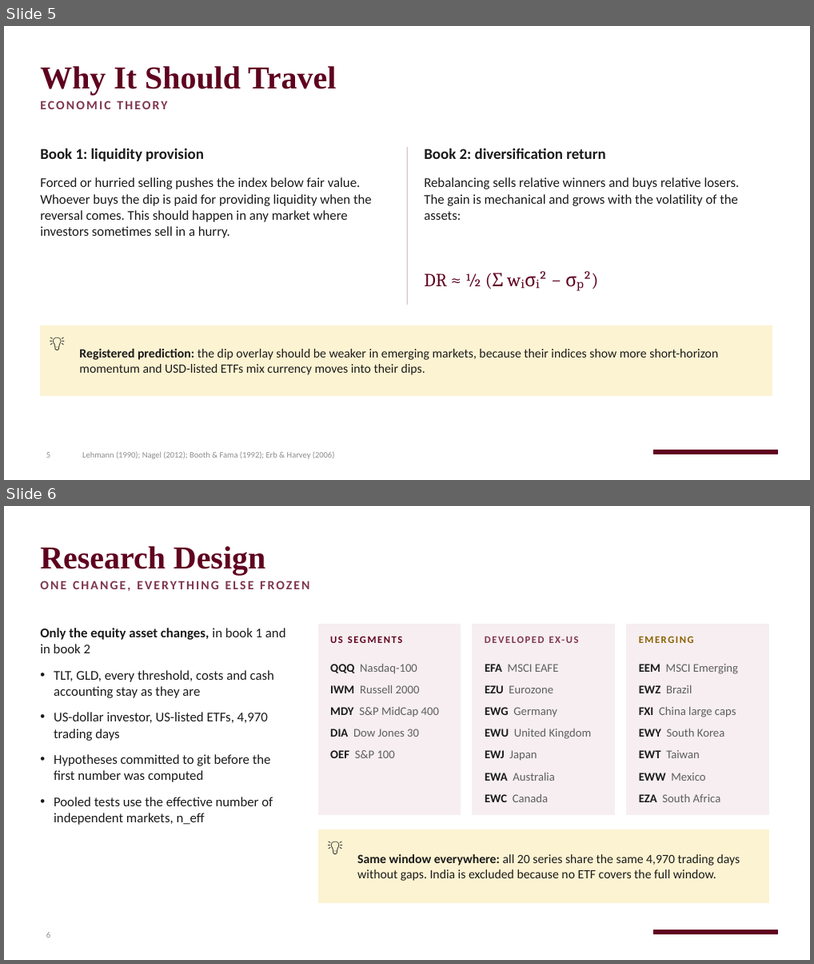
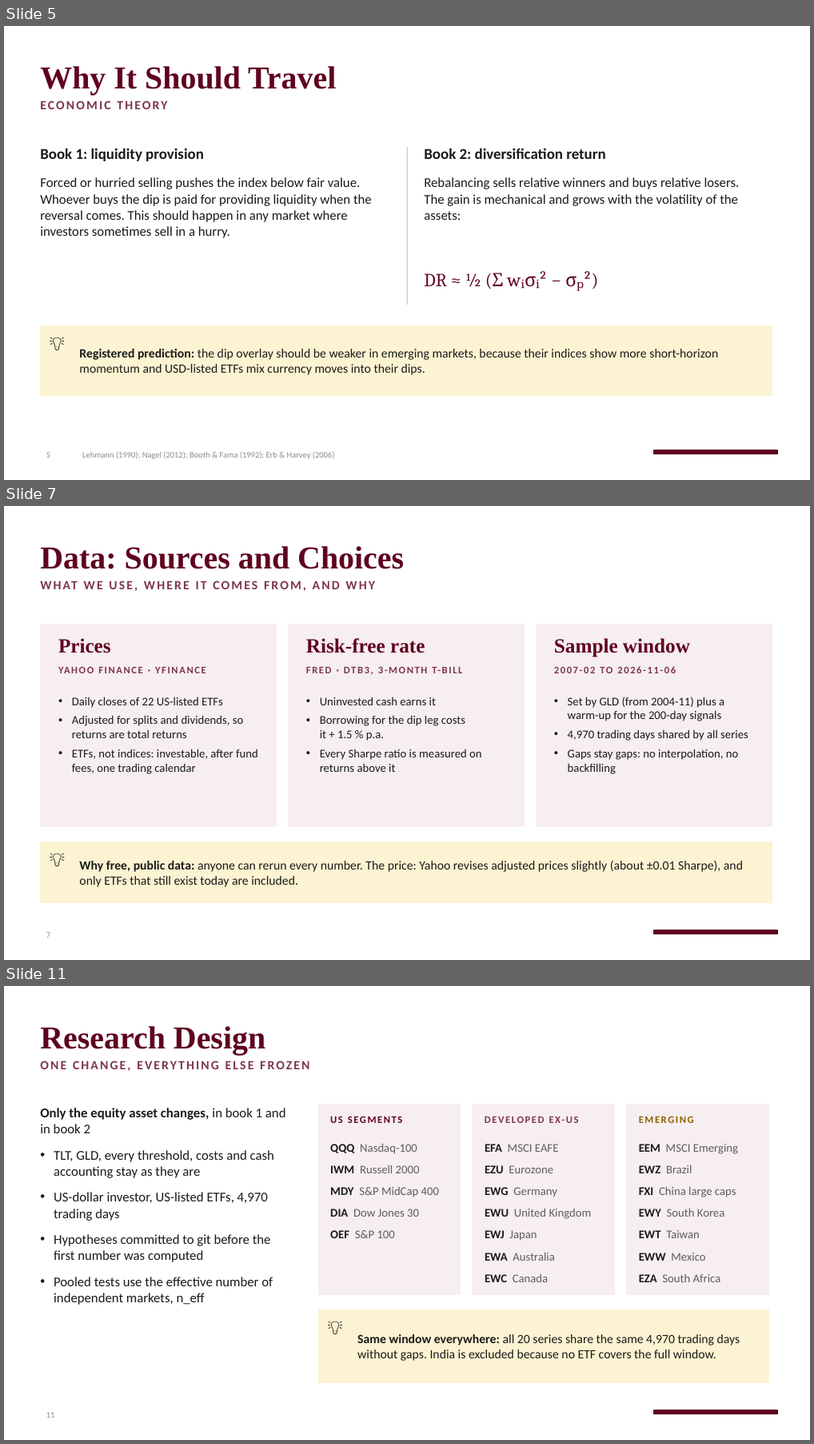
Before and after one commit to RobinHumberg/regime-diversified-mean-reversion, a slide deck: presentation/regime_mr_other_markets.pptx. Shown one above the other, each under a label of ours: slides 5 and 6 before the commit, slides 5, 7 and 11 after it; the slides between them are not shown. The pictures are 814x964 and 814x1444 pixels, drawn with LibreOffice and Linux fonts; fonts in the diff are those of the drawing; background and template pictures are left out. Boxes give left, top, right and bottom in pixels: in the first picture for what was removed or moved away, otherwise in the second. Text is boxed around its words. In the diff, an @@ line names an element or a change of style, - is before the commit and + after.

```diff
--- a/presentation/regime_mr_other_markets.pptx
+++ b/presentation/regime_mr_other_markets.pptx
@@ slide 7 added at box(4, 506, 810, 960), background picture (left out); not listed: 1 template element that a slide beside it also shows @@
@@ title added at box(40, 546, 404, 569), 38 pt, text #5F021F, bold @@
+Data: Sources and Choices
@@ text added at box(40, 576, 742, 601), 15 pt, text #7F354C, bold @@
+WHAT WE USE, WHERE IT COMES FROM, AND WHY
@@ rectangle added at box(40, 624, 276, 827), fill #F6EEF0, outline #F6EEF0 1 pt @@
@@ rectangle added at box(288, 624, 524, 827), fill #F6EEF0, outline #F6EEF0 1 pt @@
@@ rectangle added at box(536, 624, 772, 827), fill #F6EEF0, outline #F6EEF0 1 pt @@
@@ text added at box(58, 638, 111, 653), 24 pt, text #5F021F, bold @@
+Prices
@@ text added at box(306, 638, 425, 653), 24 pt, text #5F021F, bold @@
+Risk-free rate
@@ text added at box(554, 638, 690, 657), 24 pt, text #5F021F, bold @@
+Sample window
@@ text added at box(58, 664, 264, 684), 12 pt, text #7F354C, bold @@
+YAHOO FINANCE · YFINANCE
@@ text added at box(365, 667, 420, 673), 12 pt, text #7F354C, bold @@
+FRED · DTB3, 3-MONTH T-BILL
@@ text added at box(600, 667, 613, 673), 12 pt, text #7F354C, bold @@
+2007-02 TO 2026-11-06
@@ text added at box(72, 696, 258, 774), 14 pt, text #1A1A1A @@
+• Daily closes of 22 US-listed ETFs
+• Adjusted for splits and dividends, so returns are total returns
+• ETFs, not indices: investable, after fund fees, one trading calendar
@@ text added at box(320, 696, 482, 772), 14 pt, text #1A1A1A @@
+• Uninvested cash earns it
+• Borrowing for the dip leg costs it + 1.5 % p.a.
+• Every Sharpe ratio is measured on returns above it
@@ text added at box(568, 696, 749, 774), 14 pt, text #1A1A1A @@
+• Set by GLD (from 2004-11) plus a warm-up for the 200-day signals
+• 4,970 trading days shared by all series
+• Gaps stay gaps: no interpolation, no backfilling
@@ rectangle added at box(40, 842, 772, 902), fill #FCF3D2, outline #FCF3D2 1 pt @@
@@ text added at box(50, 849, 77, 876), 18 pt, text #000000 @@
+💡
@@ text added at box(79, 860, 743, 887), 15 pt, text #1A1A1A @@
+Why free, public data: anyone can rerun every number. The price: Yahoo revises adjusted prices slightly (about ±0.01 Sharpe), and only ETFs that still exist today are included.
@@ page number added at box(46, 932, 50, 937), 10 pt, text #8C8C8C @@
+7
@@ what was slide 6 is now slide 11 @@
@@ page number at box(46, 1412, 55, 1417): text changed @@
-6
+11
```
Also in this commit, not shown: 7 slides changed, 5 other slides added, 2 other files.
